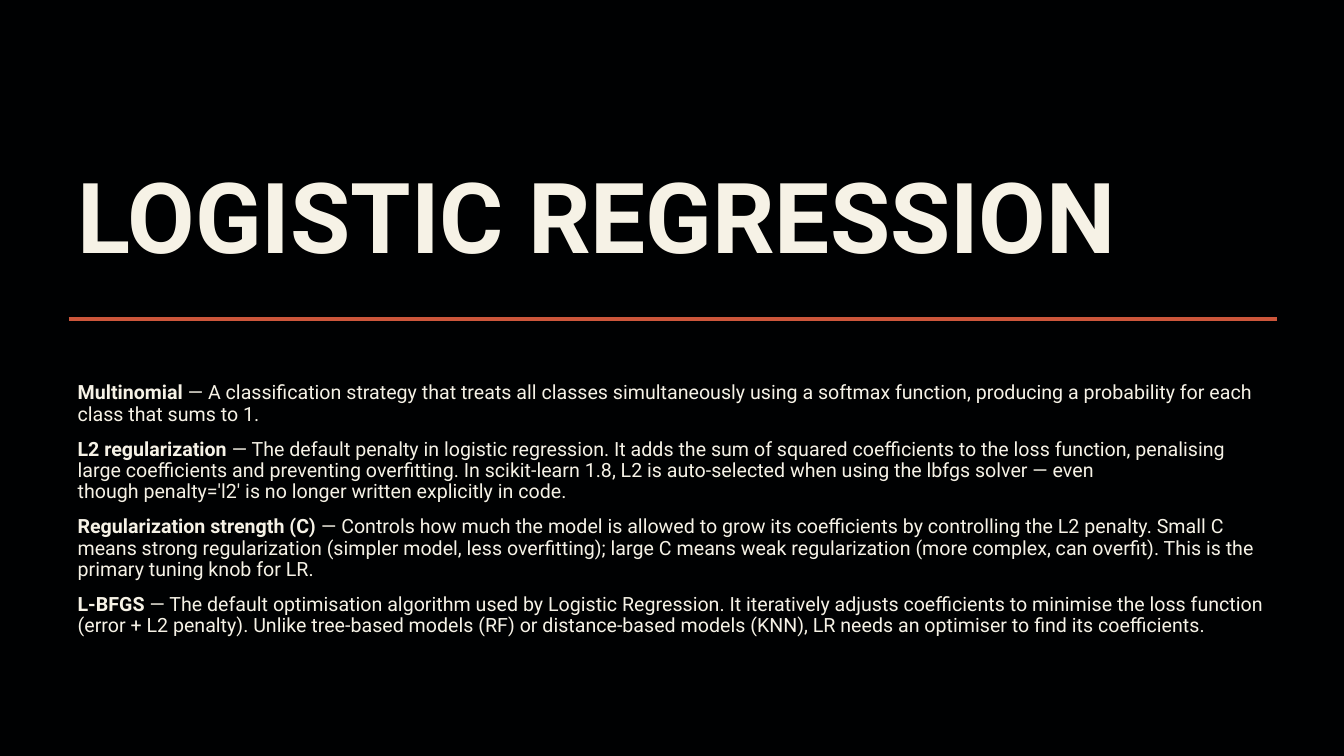
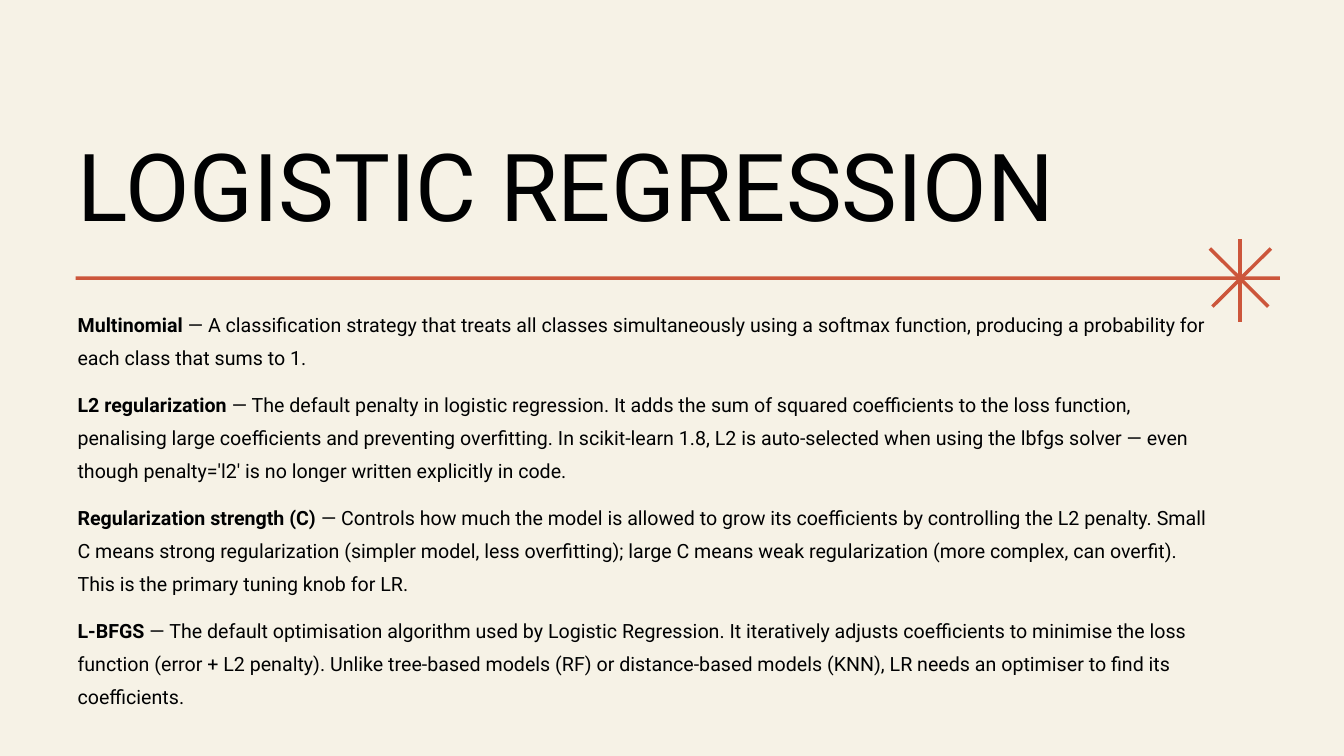
Before and after one commit to cucucumber789-svg/EGT309_T2_Chickenpie, a slide deck: slide 26 of EGT309 Presentation.pptx. Drawn at 1344x756 pixels with LibreOffice and Linux fonts; fonts in the diff are those of the drawing. Boxes give left, top, right and bottom in pixels: in the first picture for what was removed or moved away, otherwise in the second. Text is boxed around its words. In the diff, an @@ line names an element or a change of style, - is before the commit and + after.

Commit message:
Added how the models work to slides

```diff
--- a/EGT309 Presentation.pptx
+++ b/EGT309 Presentation.pptx
@@ background #000102 to #F6F2E6 @@
@@ title "LOGISTIC REGRESSION" at box(78, 153, 1054, 222): size 70 to 67 pt, text colour #F6F2E6 to #000102, bold off @@
@@ freeform shape added at box(1210, 249, 1268, 308), outline #CC563B 2.5 pt @@
@@ freeform shape added at box(1213, 249, 1271, 308), outline #CC563B 2.5 pt @@
@@ freeform shape added at box(1240, 240, 1241, 322), outline #CC563B 2.5 pt @@
@@ text "Multinomial — A classification strategy ...": place and size @@
-text "Multinomial — A classification strategy ..." at box(78, 384, 1263, 637)
+text "Multinomial — A classification strategy ..." at box(78, 317, 1206, 705)
@@ text "Multinomial — A classification strategy ..." at box(78, 317, 1206, 705): text colour #F6F2E6 to #000102; line spacing 0.9 to 1.4 @@
@@ freeform shape added at box(76, 278, 1280, 278), outline #CC563B 2.5 pt @@
@@ line removed from (69, 320) to (1277, 320) @@
```
Also in this commit, not shown: 1 other slide changed, 5 slides added, 3 slides removed, 1 other file.
